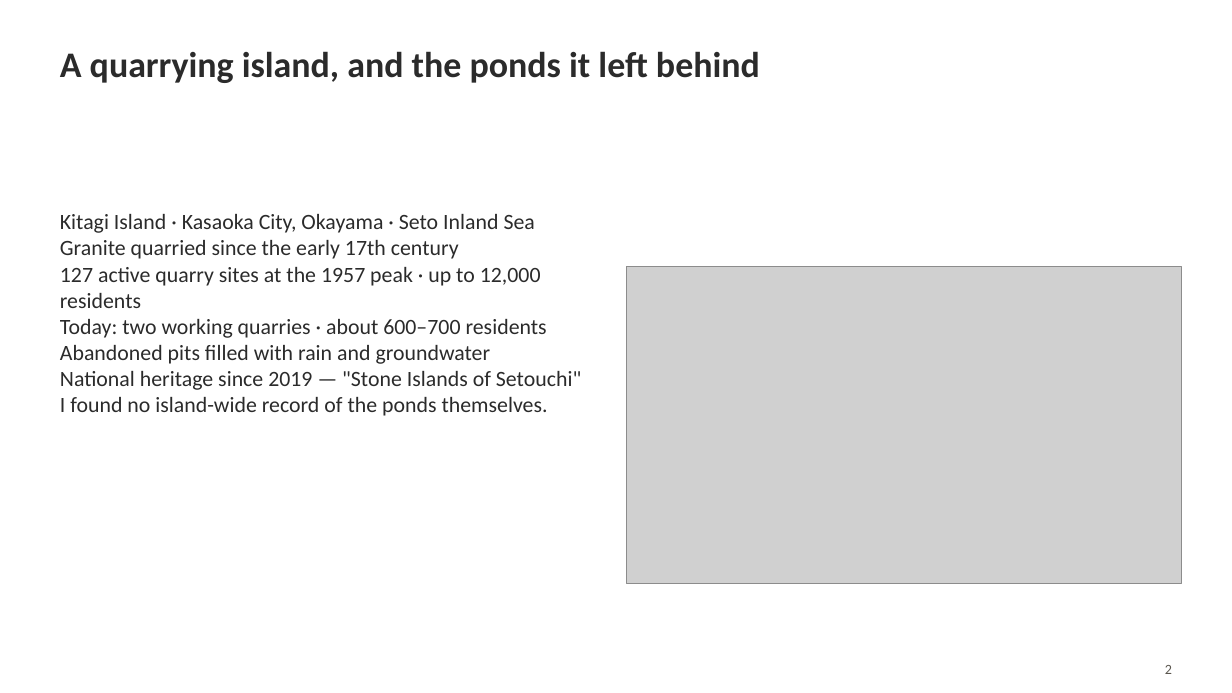
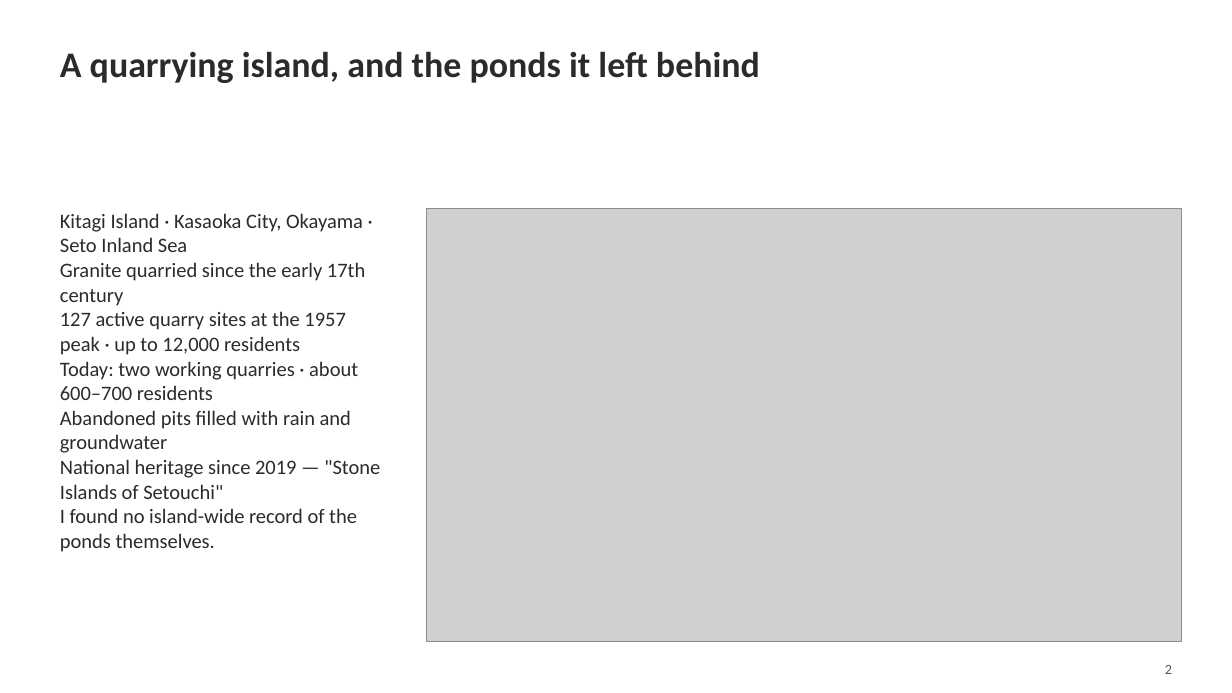
Before and after one commit to mopinfish/geo-laboratory, a slide deck: slide 2 of docs/presentations/exp002_kitagi_foss4g2026_presentation.pptx. Drawn at 1232x693 pixels with LibreOffice and Linux fonts; fonts in the diff are those of the drawing; grey boxes stand for pictures. Boxes give left, top, right and bottom in pixels: in the first picture for what was removed or moved away, otherwise in the second. Text is boxed around its words. In the diff, an @@ line names an element or a change of style, - is before the commit and + after.

```diff
--- a/docs/presentations/exp002_kitagi_foss4g2026_presentation.pptx
+++ b/docs/presentations/exp002_kitagi_foss4g2026_presentation.pptx
@@ text "Kitagi Island · Kasaoka City, ..." at (x1=60, y1=213, x2=380, y2=552): size 17 to 16 pt @@
@@ picture resized from (x1=627, y1=266, x2=1181, y2=584) to (x1=427, y1=209, x2=1181, y2=641) @@
```
Also in this commit, not shown: 2 other slides changed, 13 other files.
